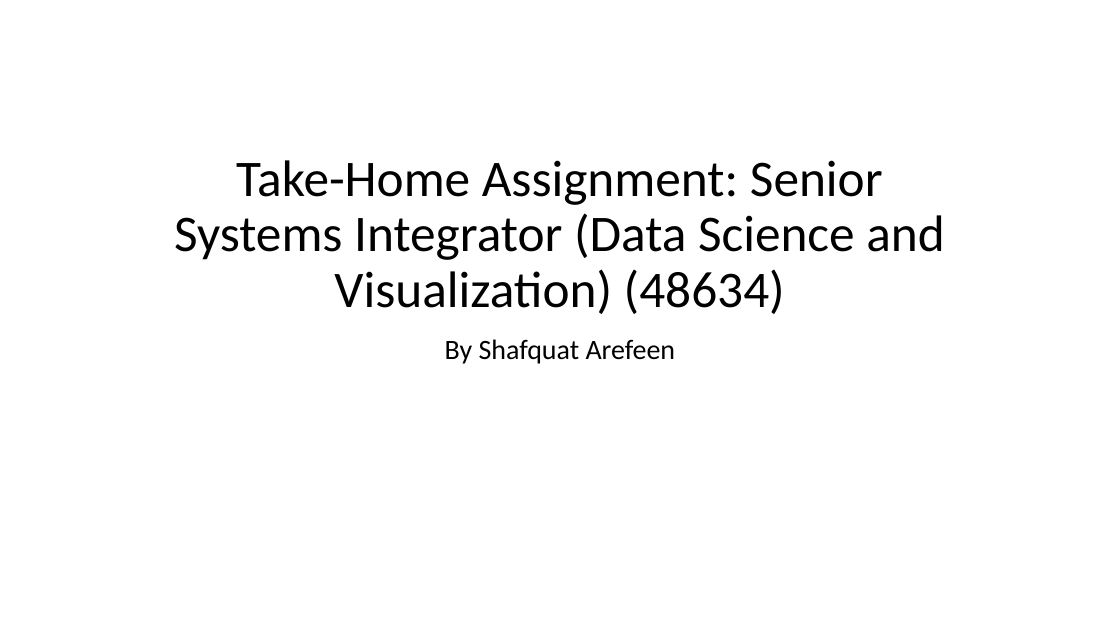
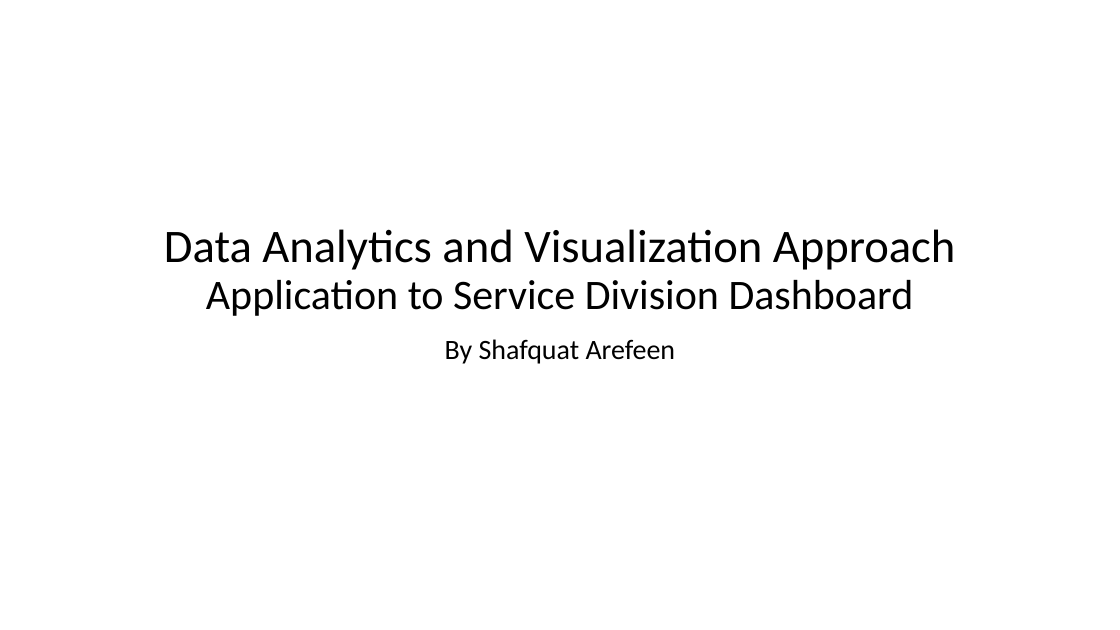
Before and after one commit to Shafquat/SSI, a slide deck: slide 1 of presentation/Take-Home Assignment.pptx. Drawn at 1120x630 pixels with LibreOffice and Linux fonts; fonts in the diff are those of the drawing. Boxes give left, top, right and bottom in pixels: in the first picture for what was removed or moved away, otherwise in the second. Text is boxed around its words. In the diff, an @@ line names an element or a change of style, - is before the commit and + after.

```diff
--- a/presentation/Take-Home Assignment.pptx
+++ b/presentation/Take-Home Assignment.pptx
@@ title at [164, 229, 955, 316]: text changed; size 44 to 40 pt @@
-Take-Home Assignment: Senior Systems Integrator (Data Science and Visualization) (48634)
+Data Analytics and Visualization Approach
+Application to Service Division Dashboard
```
Also in this commit, not shown: 1 other slide changed, 6 slides added.
